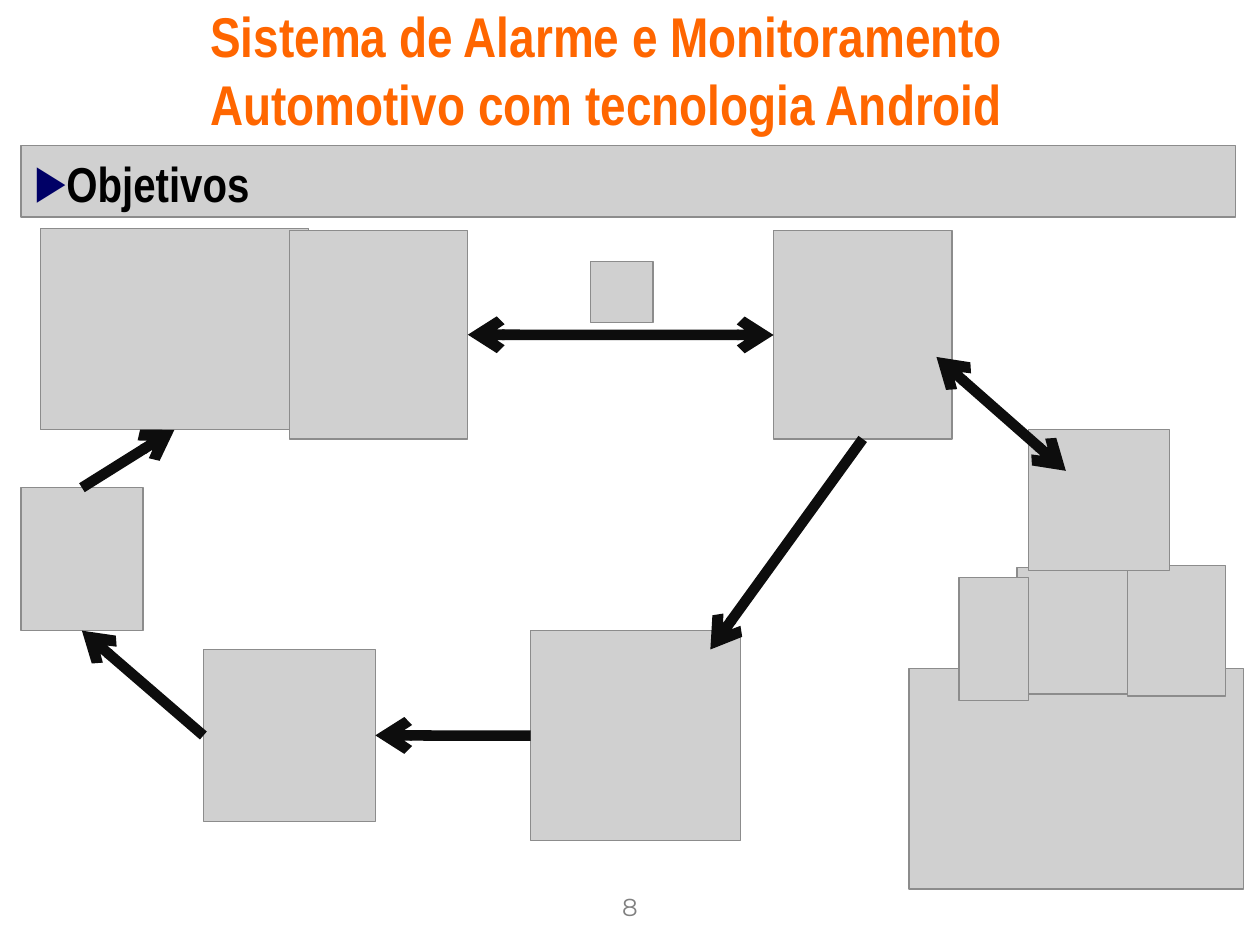
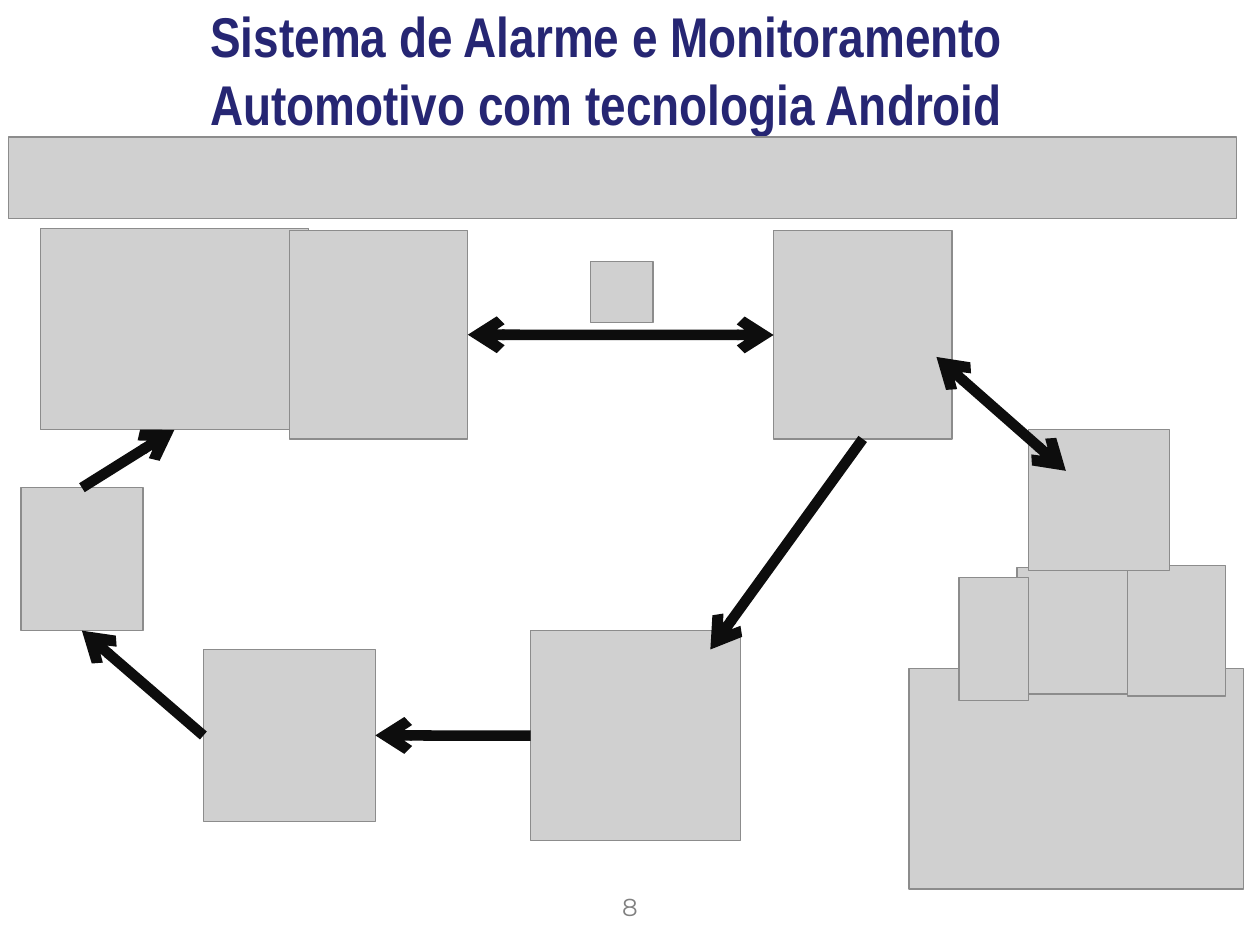
Before and after one commit to gabrielcedran/tcc-alarm-gsm, a slide deck: slide 8 of Docs/Apresentacao_padrao_Conic_2009.ppt. Drawn at 1260x945 pixels with LibreOffice and Linux fonts; fonts in the diff are those of the drawing; grey boxes stand for pictures; background and template pictures are left out. Boxes give left, top, right and bottom in pixels: in the first picture for what was removed or moved away, otherwise in the second. Text is boxed around its words. In the diff, an @@ line names an element or a change of style, - is before the commit and + after.

```diff
--- a/Docs/Apresentacao_padrao_Conic_2009.ppt
+++ b/Docs/Apresentacao_padrao_Conic_2009.ppt
@@ title "Sistema de Alarme e Monitoramento ..." at (210,16,1002,134): text colour #FF6600 to #262673 @@
@@ picture: place and size @@
-picture at (21,146,1236,218)
+picture at (9,137,1237,219)
@@ text removed at (66,166,249,211) @@
-▶ Objetivos
```
Also in this commit, not shown: 13 other slides changed.
